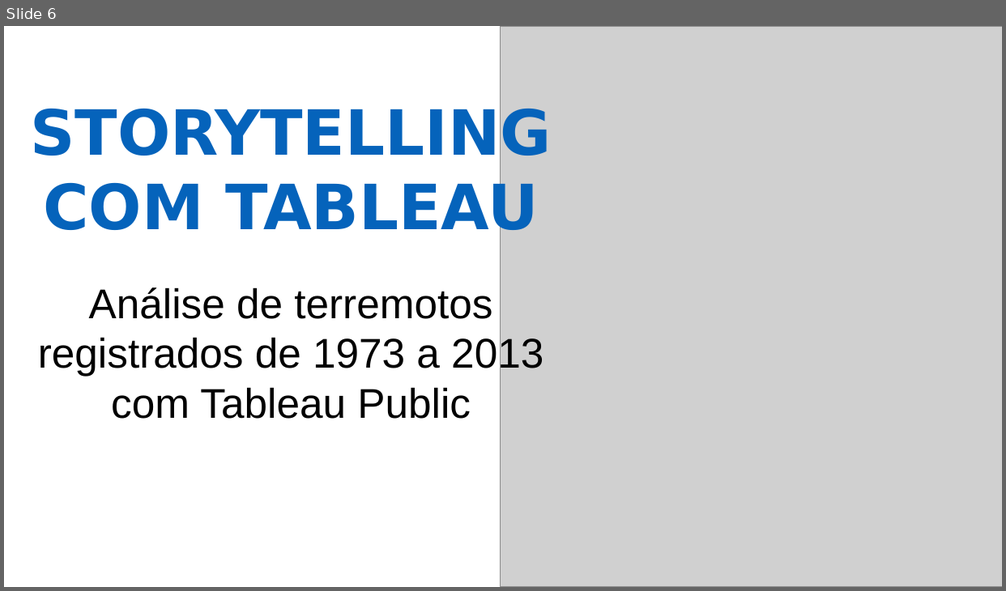
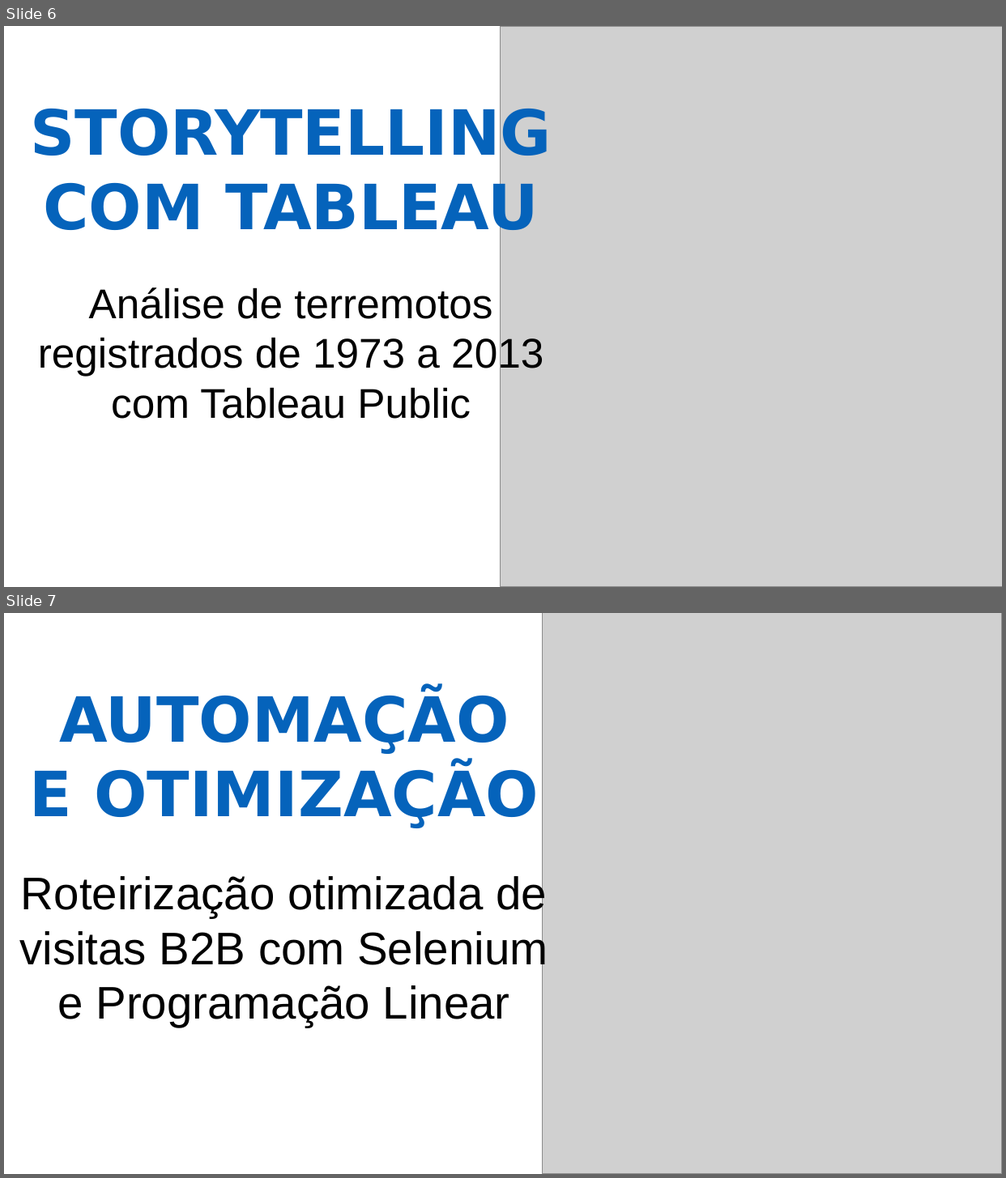
Before and after one commit to diassmatheus/diassmatheus.github.io, a slide deck: assets/img/portfolio/cards-portifolio.pptx. Shown one above the other, each under a label of ours: slide 6 before the commit, slides 6 and 7 after it. The pictures are 1006x591 and 1006x1178 pixels, drawn with LibreOffice and Linux fonts; fonts in the diff are those of the drawing; grey boxes stand for pictures. Boxes give left, top, right and bottom in pixels: in the first picture for what was removed or moved away, otherwise in the second. Text is boxed around its words. In the diff, an @@ line names an element or a change of style, - is before the commit and + after.

```diff
--- a/assets/img/portfolio/cards-portifolio.pptx
+++ b/assets/img/portfolio/cards-portifolio.pptx
@@ slide 7 added at (4,613,1002,1174), background #FFFFFF @@
@@ picture added at (543,613,1002,1174) @@
@@ text added at (30,692,539,828), 60 pt, text #0563BB, bold @@
+AUTOMAÇÃO
+E OTIMIZAÇÃO
@@ text added at (19,873,548,1028), 44 pt, text #000000 @@
+Roteirização otimizada de visitas B2B com Selenium e Programação Linear
```
Also in this commit, not shown: 3 other files.
